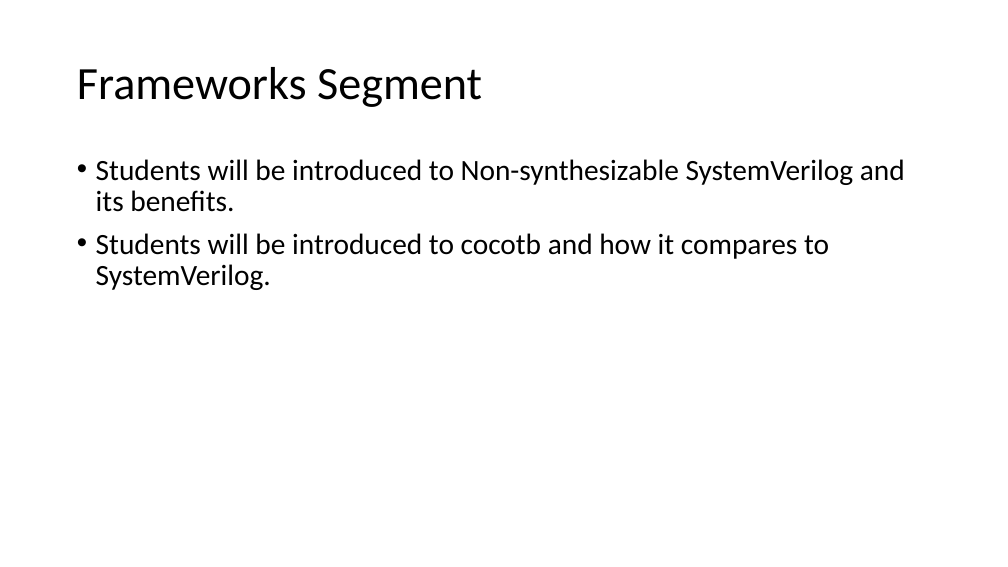
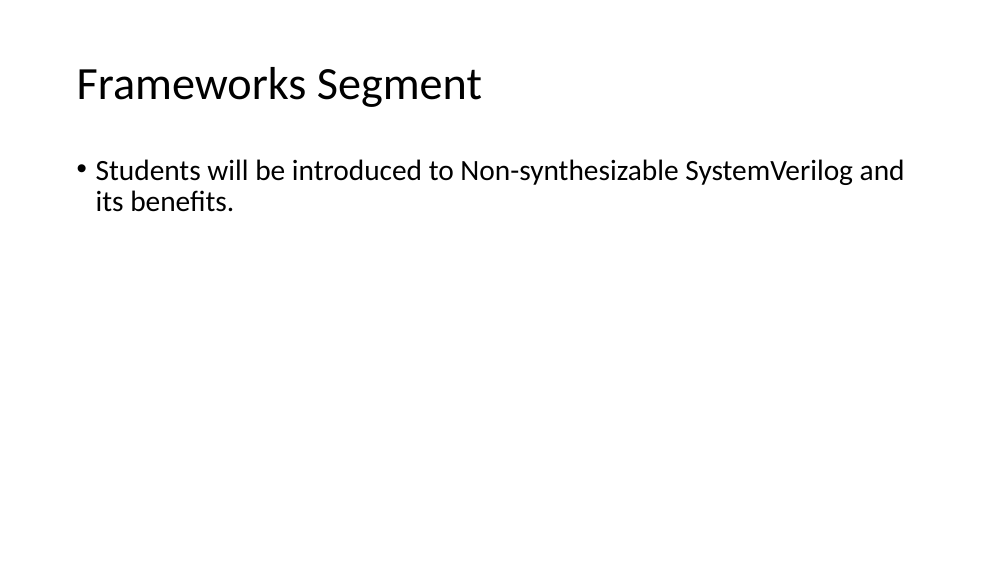
Before and after one commit to isomoye/EEGR471, a slide deck: slide 1 of sections/Segment_5.pptm. Drawn at 1008x567 pixels with LibreOffice and Linux fonts; fonts in the diff are those of the drawing. Boxes give left, top, right and bottom in pixels: in the first picture for what was removed or moved away, otherwise in the second. Text is boxed around its words. In the diff, an @@ line names an element or a change of style, - is before the commit and + after.

```diff
--- a/sections/Segment_5.pptm
+++ b/sections/Segment_5.pptm
@@ text at <box>96,233,829,290</box>: paragraph removed @@
-• Students will be introduced to cocotb and how it compares to SystemVerilog.
```
Also in this commit, not shown: 8 other slides changed, 17 slides removed, 6 other files.
